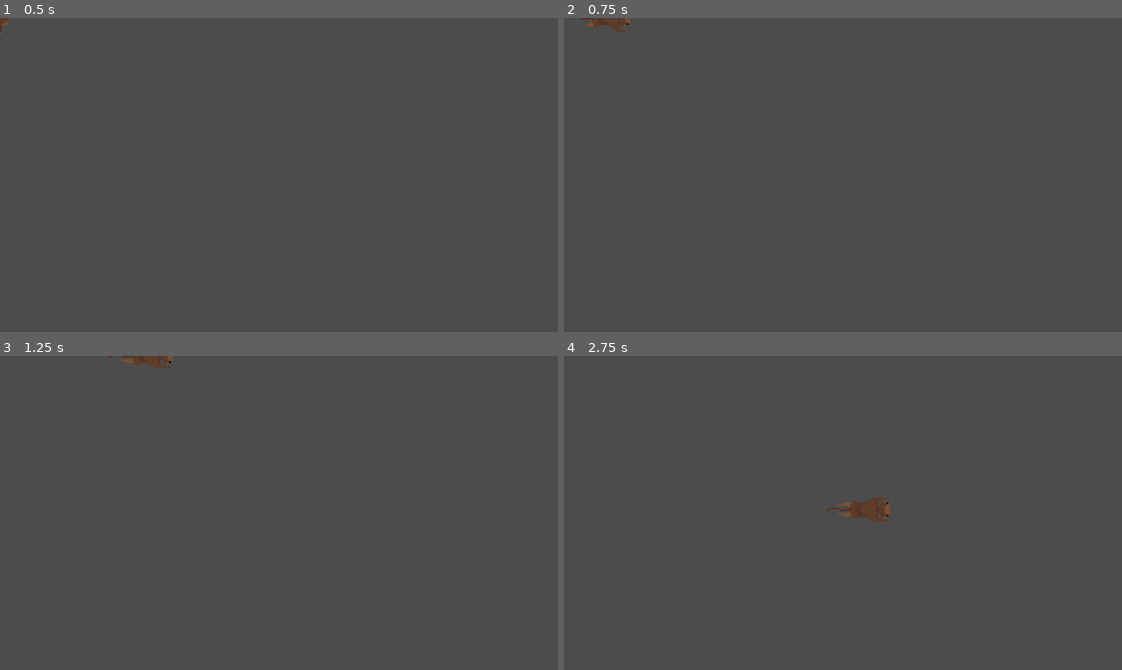
Above: before the commit, frames 1-4 (two rows, left to right).
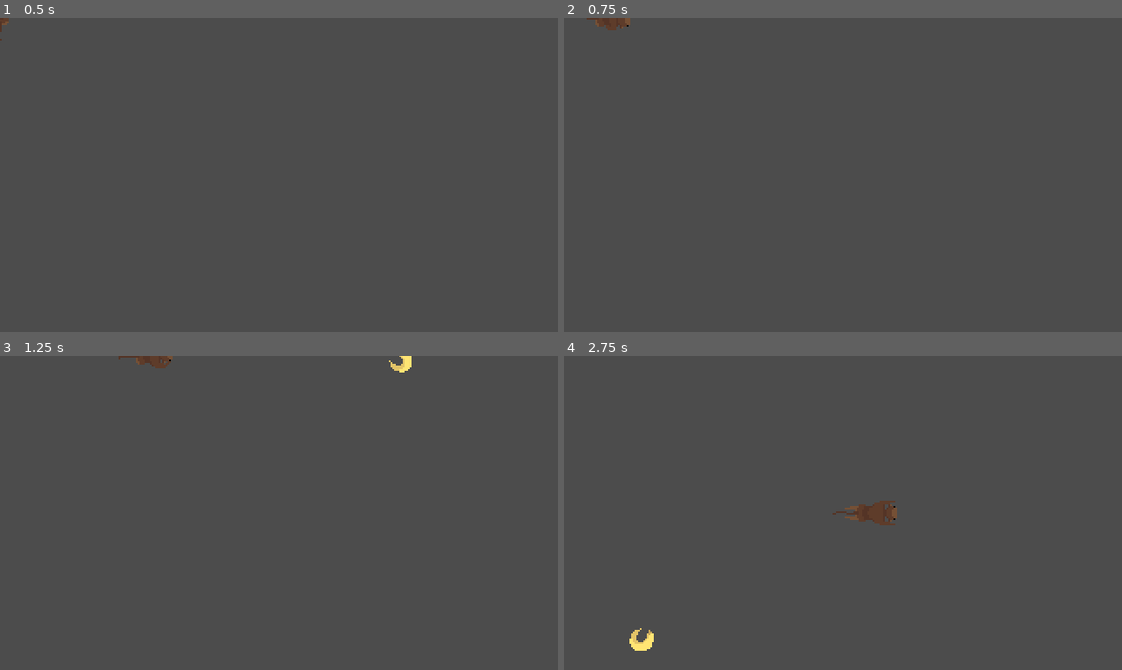
Above: after the commit, the same moments.

Repository: Spencer-Comin/OOH-Return-to-Monke
Game: Godot game, scene res://Game.tscn
The game is run twice, just before and just after one commit, with the same random seed, the same clock (stepped at 60 frames per second) and the same inputs.
Inputs:
- Up to frame 1 (0.5 s): no input
- Up to frame 2 (0.75 s): tap Enter at 0.5 s; hold Right (ui_right) from 0.53 s (still down); tap Space (throw) at 0.6 s
- Up to frame 3 (1.25 s): keep holding Right (ui_right)
- Up to frame 4 (2.75 s): release Right (ui_right) at 1.28 s; hold Down (ui_down) 1.28-2.03 s; tap Space (throw) at 1.35, 2.1 s; hold Right (ui_right) from 2.03 s (still down)

Frame 1 is identical in both runs. In frame 2, less than 0.1% of the frame differs, in the area x 1-12%, y 0-5%; in frame 3, 0.2%; in frame 4, 0.6%, in the area x 11-60%, y 45-94%.

Commit message:
Bugfix: supersonic bananarang and can't run while throwing
Bananarang now affected by air friction. Now possible to run while throwing.

Diff:
--- a/Banan.gd
+++ b/Banan.gd
@@ -4,6 +4,7 @@
 var player_attraction = 0.5
 var velocity = Vector2.ZERO
 export var alive_time = 0
+var air_friction = 0.01
 
 
 func _ready():
@@ -13,6 +14,7 @@
 	alive_time += delta
 	var acceleration = ($"../Player/ThrowPoint".global_position - position).normalized() * player_attraction
 	velocity += acceleration
+	velocity *= 1 - air_friction
 	position += velocity
 
 
--- a/Player.gd
+++ b/Player.gd
@@ -20,6 +20,8 @@
 
 # Called every frame. 'delta' is the elapsed time since the previous frame.
 func _process(delta):
+	var animation = "sit"
+
 	velocity = Vector2.ZERO
 
 	if Input.is_action_pressed("ui_right"):
@@ -32,21 +34,19 @@
 		velocity.y = 1
 
 	if Input.is_action_just_pressed("throw") and can_throw:
+		throwing = true
+		can_throw = false
+		$ThrowCooldown.start(cooldown_time)
 		$Monke/AnimationPlayer.play("throw")
-	elif velocity.length() > 0 and not throwing:
+	if velocity.length() > 0:
 		rotation = velocity.angle() + PI/2
 		velocity = velocity.normalized() * speed
 		move_and_collide(velocity)
-		$Monke/AnimationPlayer.play("run")
+		if not throwing:
+			$Monke/AnimationPlayer.play("run")
 
 
 func throw():
-	print("throwing banan")
-	throwing = true
-	can_throw = false
-	$ThrowCooldown.start(cooldown_time)
-	print("starting cooldown")
-
 	var b = Banan.instance()
 	owner.add_child(b)
 	var angle = rotation - PI/2
